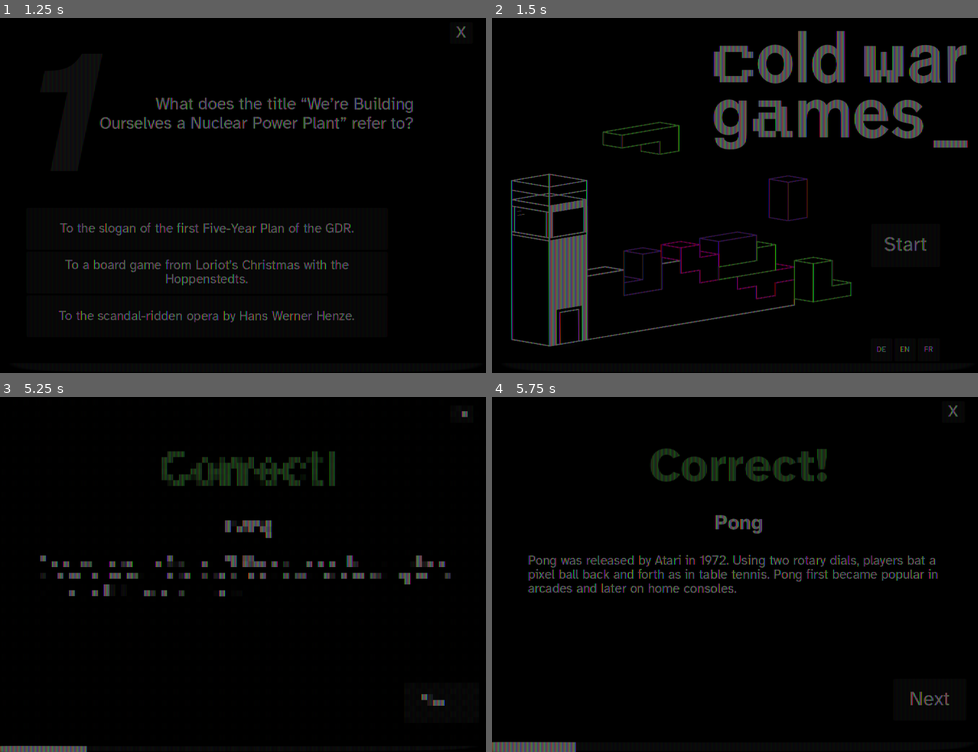
Above: before the commit, frames 1-4 (two rows, left to right).
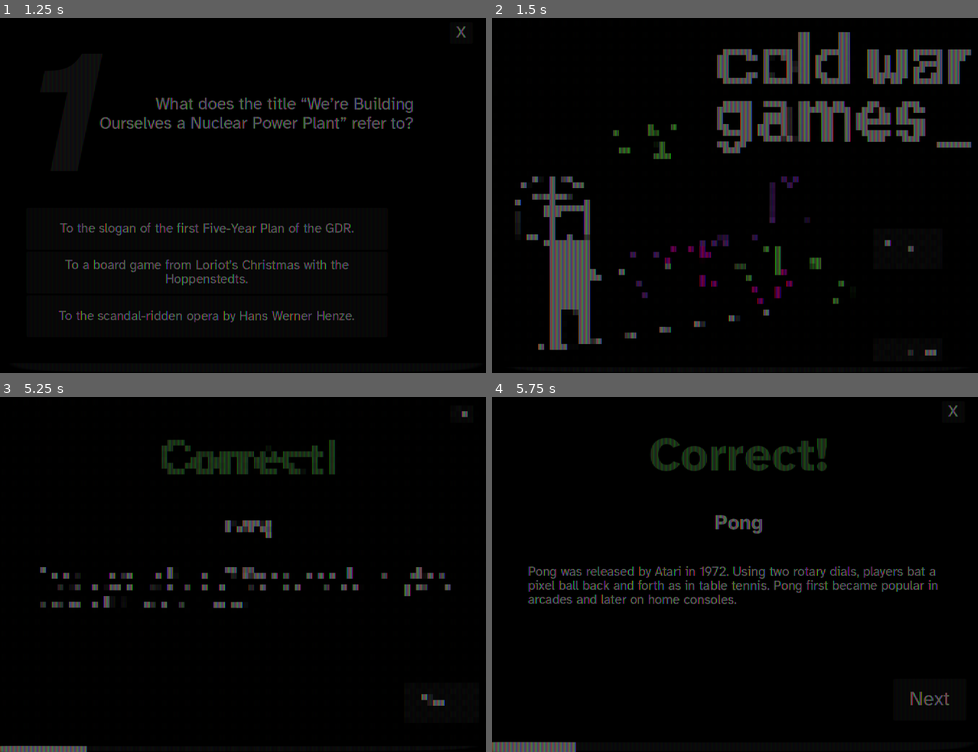
Above: after the commit, the same moments.

Repository: KonigJakob/CSM_Quiz
Game: Godot game, scene res://scenes/main.tscn
Same seed, same stepped clock (60 frames per second), same inputs: the game is played once before the commit and once after it.
Inputs:
- Up to frame 1 (1.25 s): click "Start" at 0.5 s
- Up to frame 2 (1.5 s): click "X" at 1.25 s
- Up to frame 3 (5.25 s): click "Start" at 2 s; click "DE" at 2.75 s; click "EN" at 3.5 s; click "FR" at 4.25 s; click "Pong" at 5 s
- Up to frame 4 (5.75 s): no input

Frame 1 is identical in both runs. In frame 2, 10% of the frame differs, in the area x 3-99%, y 3-99%; in frame 3, 5.2%; in frame 4, 6.6%.

Commit message:
animation tweaks

Diff:
--- a/csm_quiz/scenes/question_screen.tscn
+++ b/csm_quiz/scenes/question_screen.tscn
@@ -236,6 +236,7 @@
 layout_mode = 2
 
 [node name="CorrectAnswer" type="Label" parent="ColorRect2/VBoxContainer"]
+custom_minimum_size = Vector2(0, 90)
 layout_mode = 2
 theme_override_fonts/font = ExtResource("4_yl5c8")
 theme_override_font_sizes/font_size = 42
--- a/csm_quiz/scripts/question_screen.gd
+++ b/csm_quiz/scripts/question_screen.gd
@@ -91,4 +91,5 @@
 	QuestionsLoader.load_next_question()
 
 func _on_exit_button_button_up() -> void:
+	EventManager.dither_screen()
 	QuestionsLoader.reset_questions()
--- a/csm_quiz/scripts/results_screen.gd
+++ b/csm_quiz/scripts/results_screen.gd
@@ -40,6 +40,7 @@
 	show_results(QuestionsLoader.correct_answers)
 
 func _on_button_button_up() -> void:
+	EventManager.dither_screen()
 	QuestionsLoader.reset_questions()
 	visible = false
 
Not shown, changed: csm_quiz/.DS_Store
Not shown, changed: csm_quiz/assets/Translations/.DS_Store
